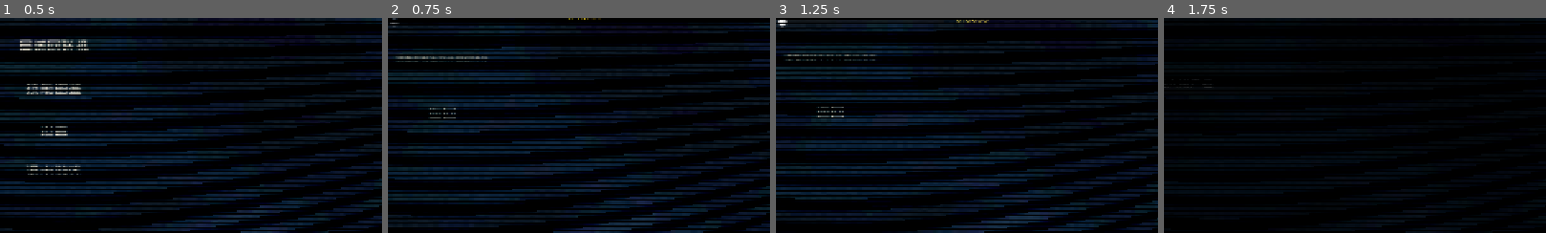
Above: before the commit, frames 1-4 (left to right).
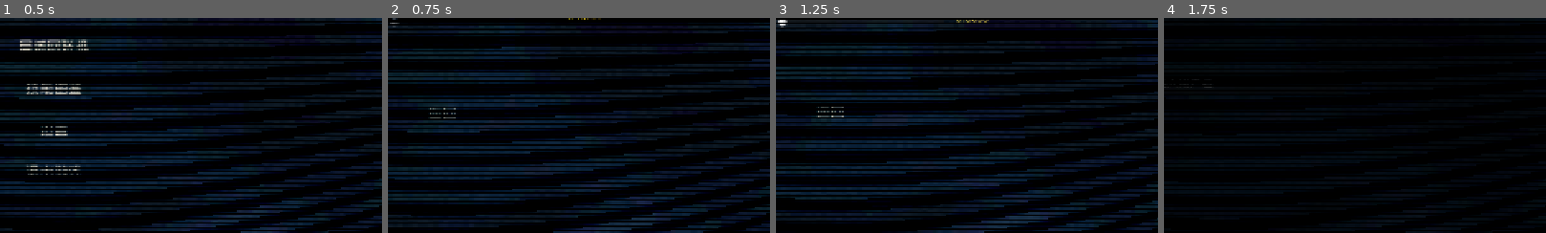
Above: after the commit, the same moments.

Repository: Lurongshika/ChessGame
Game: Godot game, scene res://scenes/main.tscn
Two runs of this game, one before a commit and one after it. Both use one fixed random seed, a clock stepped at 60 frames per second and the inputs below.
Inputs (mouse positions are % of the whole screen's width and height, from its top left):
- Up to frame 1 (0.5 s): no input
- Up to frame 2 (0.75 s): click "设置" at 0.5 s
- Up to frame 3 (1.25 s): no input
- Up to frame 4 (1.75 s): click (97, 94) at 1.25 s
The pictures show only the part of the screen within x 43-93%, y 50-100%; the shares and areas given below are measured in that part.

Frame 1 is identical in both runs. In frame 2, 0.4% of the frame differs, in the area x 2-26%, y 17-21%; in frame 3, 0.3%; in frame 4, nothing differs.

Commit message:
去掉设置中的小字提示

Diff:
--- a/scripts/main_menu.gd
+++ b/scripts/main_menu.gd
@@ -231,13 +231,6 @@
 		ab_val.text = "%.4f" % ab
 	)
 
-	# 实时预览提示
-	var tip := _label("调整即时生效并自动保存", 13, Color(0.6, 0.58, 0.52))
-	tip.position = Vector2(0, 420)
-	tip.size = Vector2(1280, 24)
-	tip.horizontal_alignment = HORIZONTAL_ALIGNMENT_CENTER
-	opt_root.add_child(tip)
-
 	_animate_opt_extra_buttons([])
 	_add_option_button("返回", Vector2(540, 490), _close_options)
 
